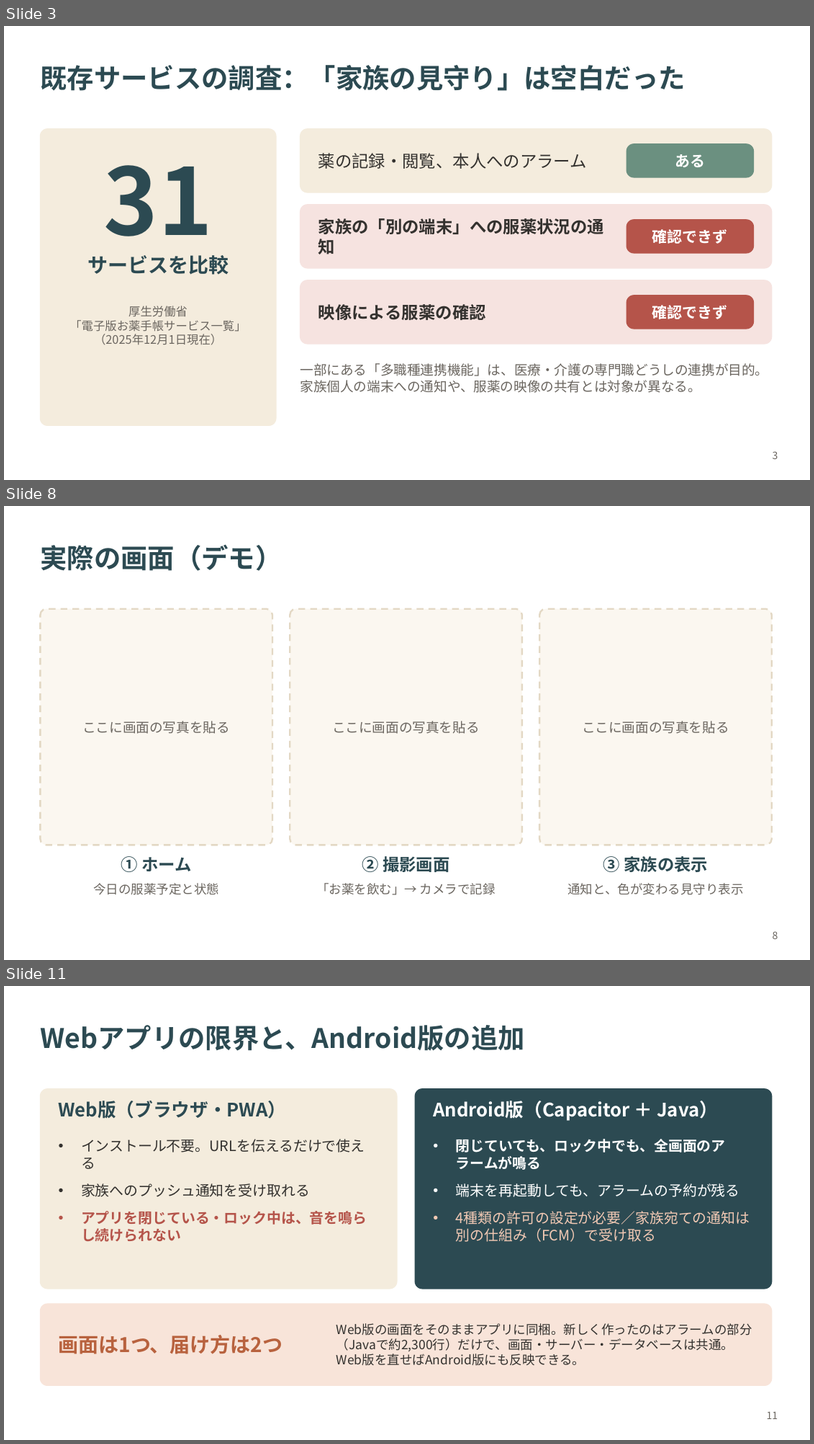
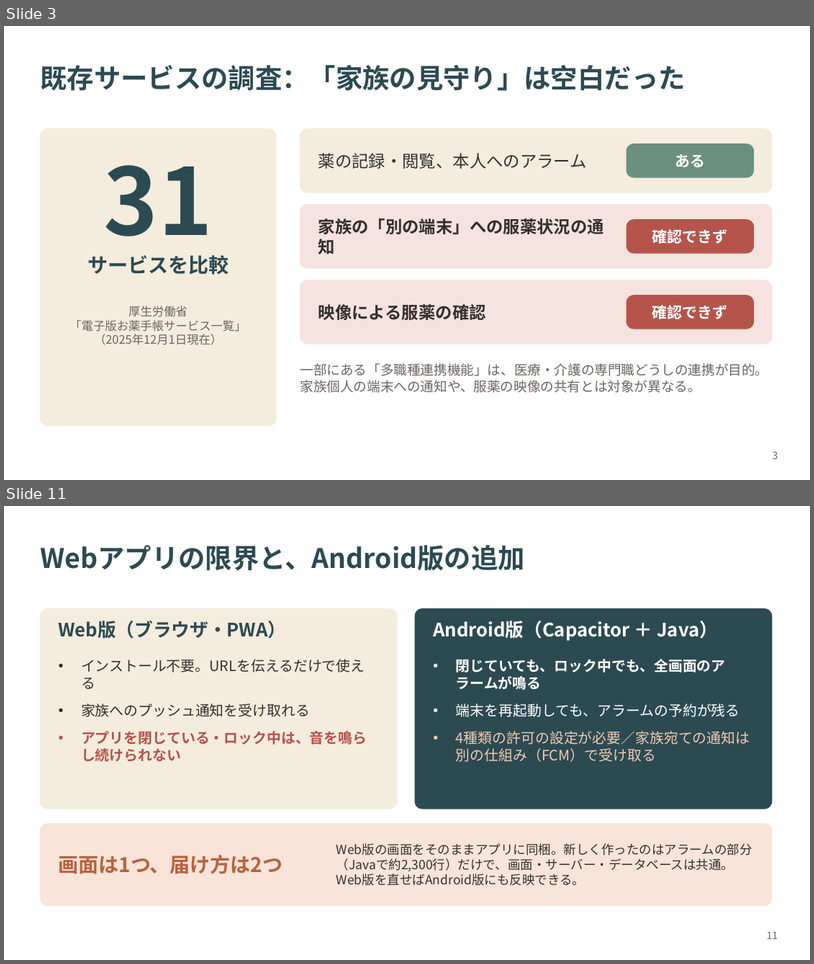
Before and after one commit to zono-NISHI/medi-watch, a slide deck: docs/卒論(参考資料)/最新の卒論、要旨、パワポ/2370354_西薗正彦_卒業論文発表.pptx. Shown one above the other, each under a label of ours: slides 3, 8 and 11 before the commit, slides 3 and 11 after it; the slides between them are not shown. The pictures are 814x1444 and 814x964 pixels, drawn with LibreOffice and Linux fonts; fonts in the diff are those of the drawing. Boxes give left, top, right and bottom in pixels: in the first picture for what was removed or moved away, otherwise in the second. Text is boxed around its words. In the diff, an @@ line names an element or a change of style, - is before the commit and + after.

```diff
--- a/docs/卒論(参考資料)/最新の卒論、要旨、パワポ/2370354_西薗正彦_卒業論文発表.pptx
+++ b/docs/卒論(参考資料)/最新の卒論、要旨、パワポ/2370354_西薗正彦_卒業論文発表.pptx
@@ slide 8 removed at (4, 506, 810, 960), background #FFFFFF @@
@@ title removed at (40, 544, 282, 571) @@
-実際の画面（デモ）
@@ rounded rectangle removed at (40, 609, 273, 845) @@
@@ rounded rectangle removed at (290, 609, 522, 845) @@
@@ rounded rectangle removed at (540, 609, 772, 845) @@
@@ text removed at (82, 721, 230, 734) @@
-ここに画面の写真を貼る
@@ text removed at (332, 721, 480, 734) @@
-ここに画面の写真を貼る
@@ text removed at (582, 721, 730, 734) @@
-ここに画面の写真を貼る
@@ text removed at (121, 856, 191, 872) @@
-① ホーム
@@ text removed at (362, 856, 450, 872) @@
-② 撮影画面
@@ text removed at (604, 856, 708, 872) @@
-③ 家族の表示
@@ text removed at (93, 883, 219, 895) @@
-今日の服薬予定と状態
@@ text removed at (316, 883, 496, 895) @@
-「お薬を飲む」→ カメラで記録
@@ text removed at (568, 883, 743, 895) @@
-通知と、色が変わる見守り表示
@@ page number removed at (773, 931, 779, 939) @@
-8
```
Also in this commit, not shown: 3 slides changed, 5 slides added, 5 other slides removed, 4 other files.
